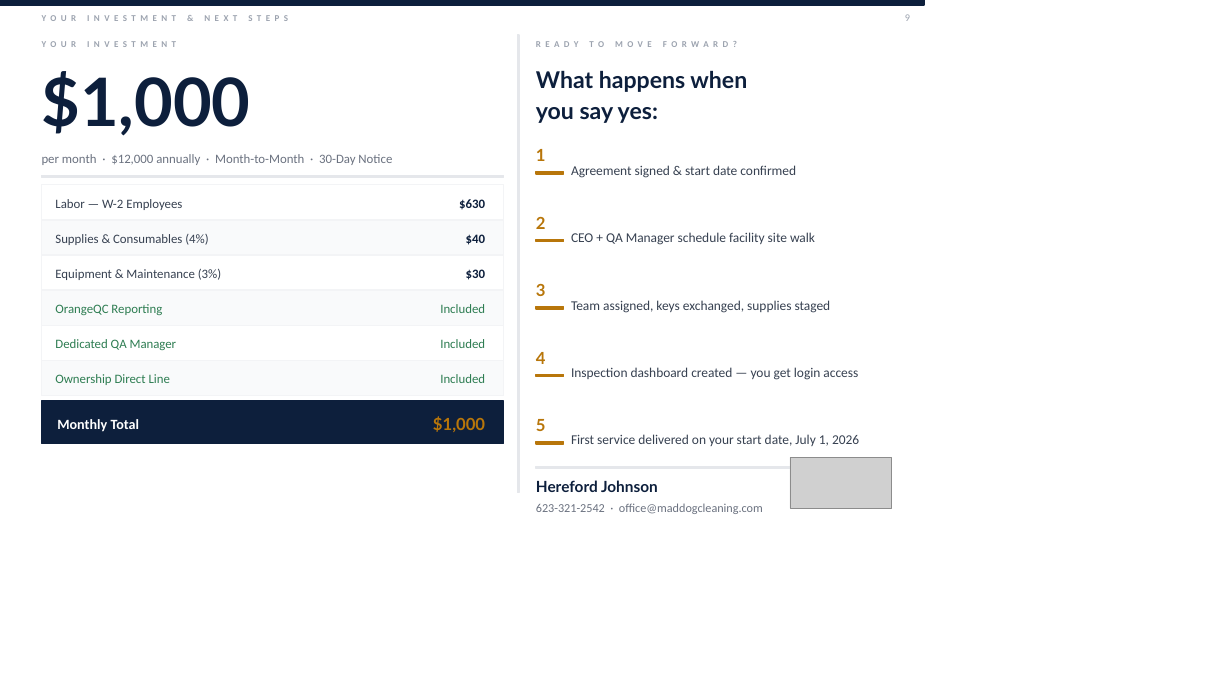
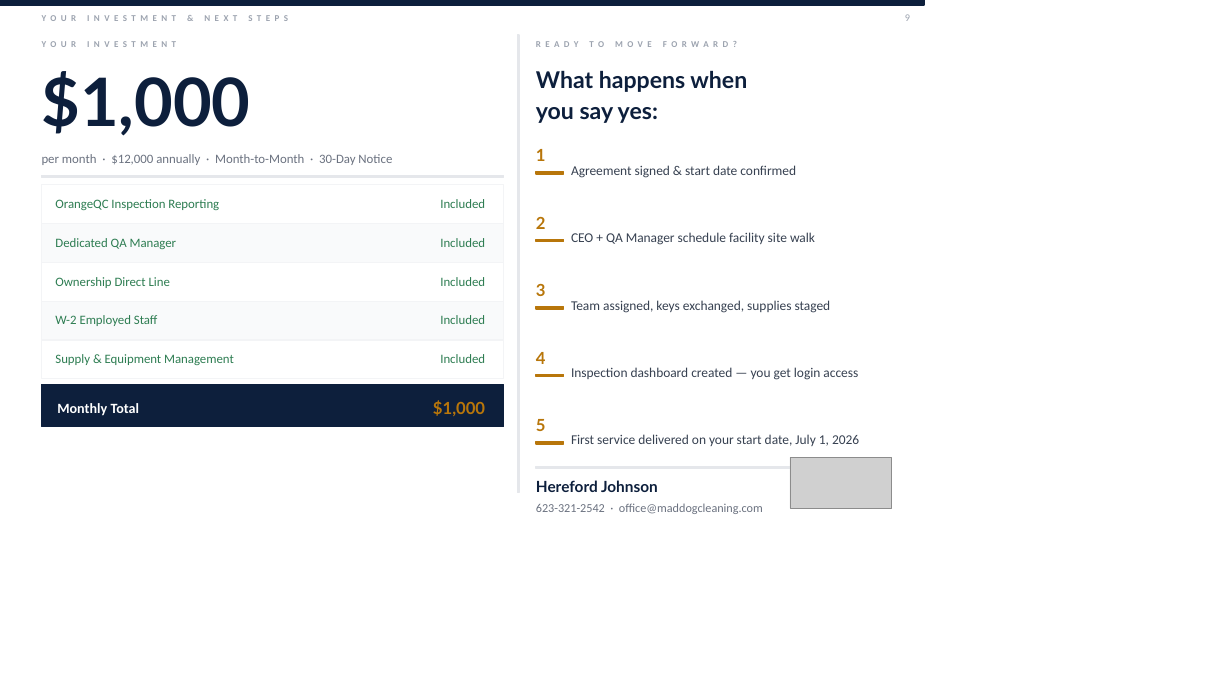
Before and after one commit to mdfpartners/operations, a slide deck: slide 9 of MDF_Proposal_LogicalSystems_2026-05-28.pptx. Drawn at 1232x693 pixels with LibreOffice and Linux fonts; fonts in the diff are those of the drawing; grey boxes stand for pictures. Boxes give left, top, right and bottom in pixels: in the first picture for what was removed or moved away, otherwise in the second. Text is boxed around its words. In the diff, an @@ line names an element or a change of style, - is before the commit and + after.

```diff
--- a/MDF_Proposal_LogicalSystems_2026-05-28.pptx
+++ b/MDF_Proposal_LogicalSystems_2026-05-28.pptx
@@ rectangle: place and size @@
-rectangle at box(42, 185, 504, 220)
+rectangle at box(42, 185, 504, 224)
@@ text at box(55, 199, 219, 210): text changed @@
-OrangeQC Reporting
+OrangeQC Inspection Reporting
@@ text at box(440, 199, 485, 208): text changed; text colour #0D1F3C to #2E7D52; bold off @@
-$630
+Included
@@ rectangle: place and size @@
-rectangle at box(42, 220, 504, 255)
+rectangle at box(42, 224, 504, 262)
@@ 3 texts: place and size @@
-3 texts at box(55, 339, 485, 385)
+3 texts at box(55, 238, 485, 288)
@@ text removed at box(55, 234, 208, 245) @@
-Supplies & Consumables (4%)
@@ text added at box(440, 238, 485, 247), 10 pt, text #2E7D52 @@
+Included
@@ text removed at box(466, 234, 485, 245) @@
-$40
@@ rectangle: place and size @@
-rectangle at box(42, 255, 504, 290)
+rectangle at box(42, 262, 504, 301)
@@ text removed at box(55, 269, 221, 280) @@
-Equipment & Maintenance (3%)
@@ text removed at box(466, 269, 485, 280) @@
-$30
@@ rectangle: place and size @@
-rectangle at box(42, 290, 504, 325)
+rectangle at box(42, 301, 504, 340)
@@ text at box(55, 315, 158, 326): text changed; text colour #374151 to #2E7D52 @@
-Labor — W-2 Employees
+W-2 Employed Staff
@@ text "Included": place and size @@
-text "Included" at box(440, 304, 485, 313)
+text "Included" at box(440, 315, 485, 324)
@@ rectangle: place and size @@
-rectangle at box(42, 325, 504, 360)
+rectangle at box(42, 340, 504, 379)
@@ text added at box(55, 354, 234, 365), 10 pt, text #2E7D52 @@
+Supply & Equipment Management
@@ text "Included": place and size @@
-text "Included" at box(440, 339, 485, 348)
+text "Included" at box(440, 354, 485, 363)
@@ 2 texts, 1 rectangle: place and size @@
-2 texts, 1 rectangle at box(42, 401, 504, 444)
+2 texts, 1 rectangle at box(42, 384, 504, 427)
@@ rectangle removed at box(42, 360, 504, 396) @@
```
Also in this commit, not shown: 1 other file.
